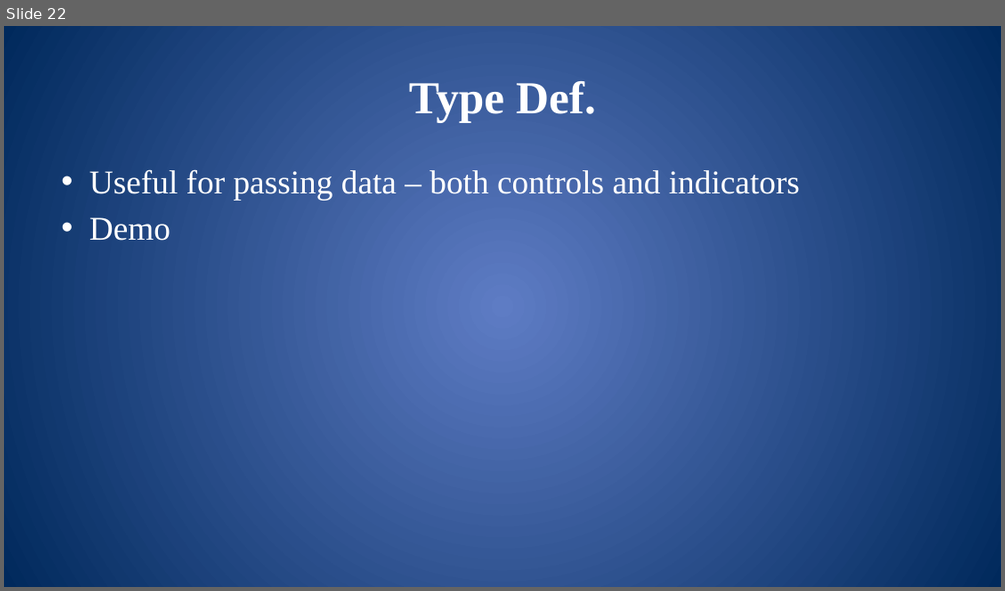
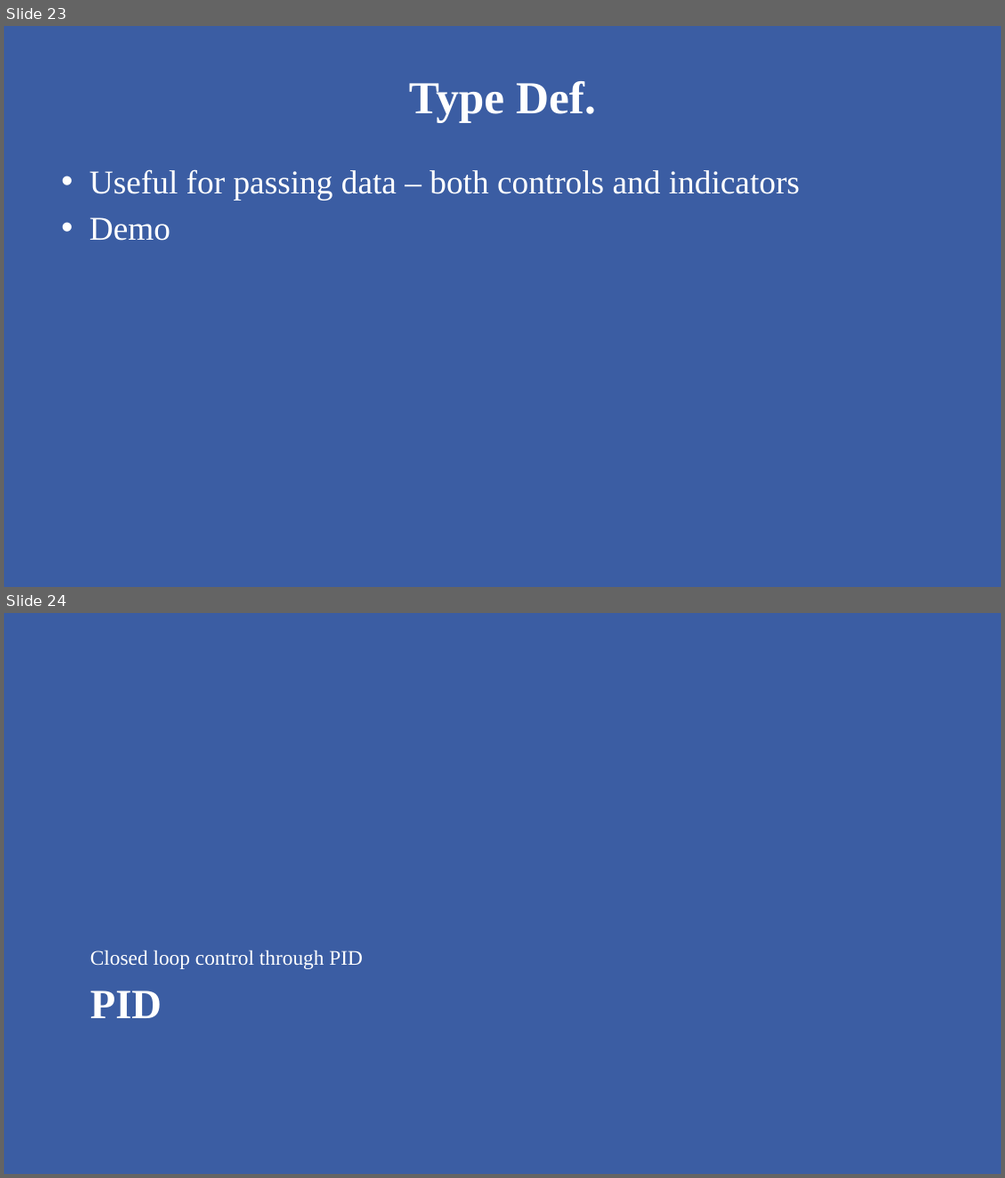
Before and after one commit to mshafer1/frc-labview-workshops, a slide deck: files/2020/LabVIEW_Advanced.pptx. Shown one above the other, each under a label of ours: slide 22 before the commit, slides 23 and 24 after it. The pictures are 1005x591 and 1005x1178 pixels, drawn with LibreOffice and Linux fonts; fonts in the diff are those of the drawing. Boxes give left, top, right and bottom in pixels: in the first picture for what was removed or moved away, otherwise in the second. Text is boxed around its words. In the diff, an @@ line names an element or a change of style, - is before the commit and + after.

```diff
--- a/files/2020/LabVIEW_Advanced.pptx
+++ b/files/2020/LabVIEW_Advanced.pptx
@@ slide 24 added at [4, 613, 1001, 1174], background gradient #5E7CC5 to #00295C; not listed: 1 template element that a slide beside it also shows @@
@@ text added at [90, 950, 363, 969], 20 pt, text #FFFFFF @@
+Closed loop control through PID
@@ title added at [90, 990, 162, 1018], 40 pt, text #FFFFFF, bold @@
+PID
@@ what was slide 22 is now slide 23 @@
@@ slide 23 changed as well @@
@@ rectangle added at [4, 26, 1001, 587], fill #3B5DA3 @@
```
Also in this commit, not shown: 22 other slides changed, 20 other slides added, 1 other file.
